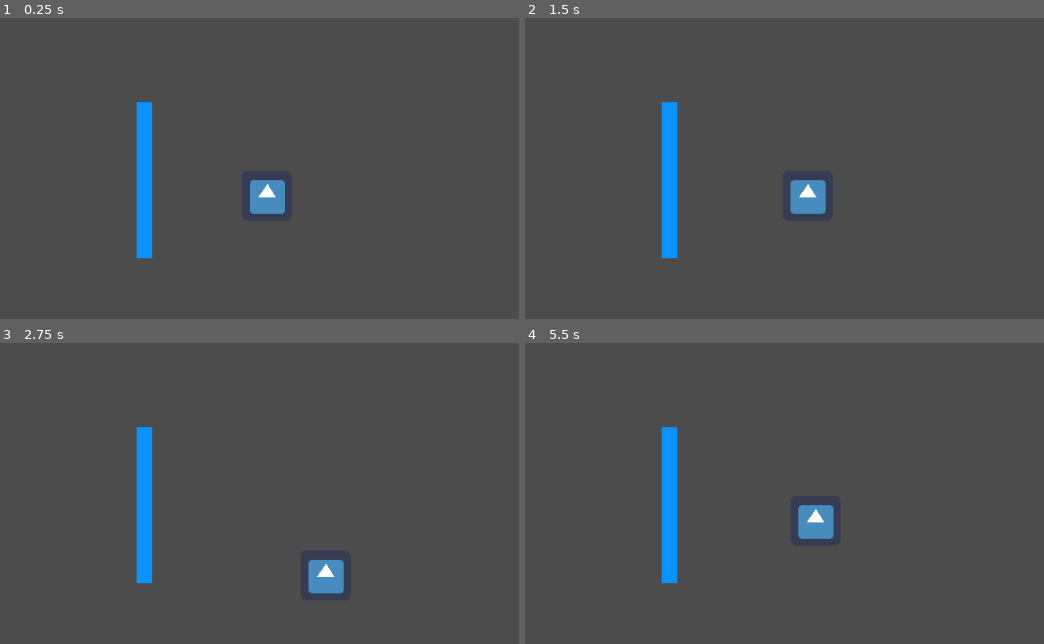
Above: before the commit, frames 1-4 (two rows, left to right).
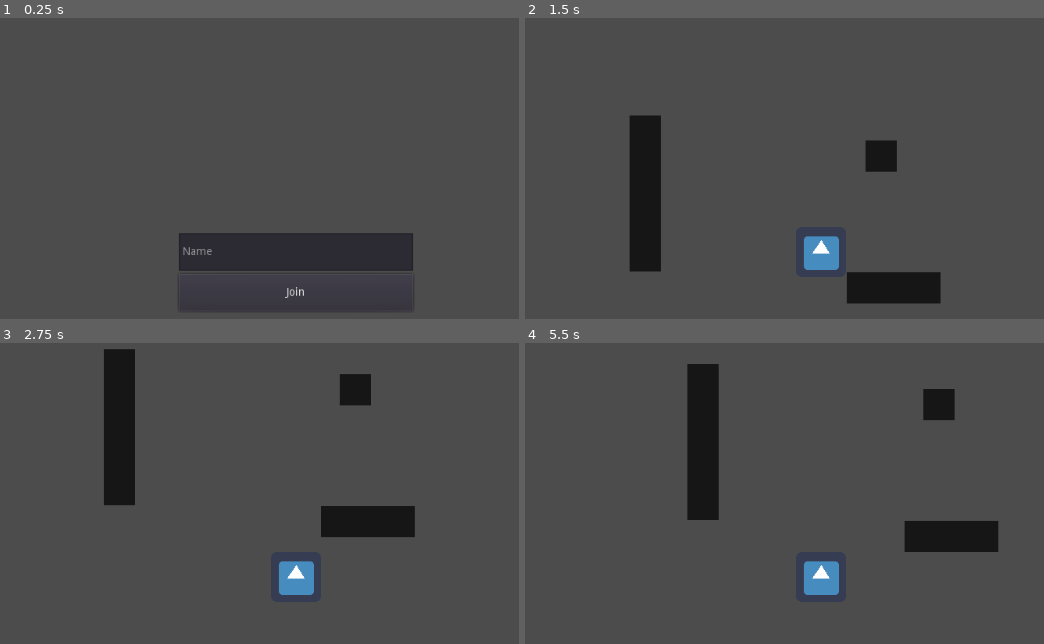
Above: after the commit, the same moments.

Repository: MinisX/Collaboration-Space
Game: Godot game, scene res://EnteringScene.tscn
Same seed, same stepped clock (60 frames per second), same inputs: the game is played once before the commit and once after it. Before the commit the project starts from res://Main.tscn. The engine's default icon, where the game draws it, is replaced by a stand-in: a white triangle on a blue panel in a dark square.
Inputs (mouse positions are in pixels of both pictures, inside the frame that each line leads up to):
- Up to frame 1 (0.25 s): no input
- Up to frame 2 (1.5 s): click (820, 291) at 0.5 s, where only the run after the commit has a clickable "Join"; tap Enter at 1.25 s; hold Right (ui_right) from 1.28 s (still down)
- Up to frame 3 (2.75 s): release Right (ui_right) at 2.03 s; hold Down (ui_down) from 2.03 s (still down)
- Up to frame 4 (5.5 s): release Down (ui_down) at 2.78 s; hold Right (ui_right) 2.78-3.53 s; hold Up (ui_up) 3.53-4.28 s; hold Left (ui_left) from 4.28 s (still down)

The runs differ from the first frame. In frame 1, 8.2% of the frame differs, in the area x 26-80%, y 27-94%; in frame 2, 8.9%, in the area x 20-81%, y 27-96%; in frame 3, 8.6%; in frame 4, 8.9%.

Commit message:
update to Main Project

Diff:
--- /dev/null
+++ b/Main Project/EnteringScene.gd
@@ -0,0 +1,12 @@
+extends Control
+
+
+onready var join_button: Button = $VBoxContainer/JoinButton
+onready var participant_name_input: LineEdit = $VBoxContainer/ParticipantName
+
+func _ready() -> void:
+	join_button.connect("pressed", self, "_on_join_pressed")
+
+func _on_join_pressed() -> void:
+	Meeting.participant_name = participant_name_input.text
+	get_tree().change_scene("res://MeetingSpace.tscn")
--- /dev/null
+++ b/Main Project/EnteringScene.tscn
@@ -0,0 +1,32 @@
+[gd_scene load_steps=2 format=2]
+
+[ext_resource path="res://EnteringScene.gd" type="Script" id=1]
+
+[node name="EnteringScene" type="Control"]
+anchor_right = 1.0
+anchor_bottom = 1.0
+script = ExtResource( 1 )
+
+[node name="VBoxContainer" type="VBoxContainer" parent="."]
+anchor_left = 0.5
+anchor_top = 0.5
+anchor_right = 0.5
+anchor_bottom = 0.5
+margin_left = -150.0
+margin_top = -24.0
+margin_right = 150.0
+margin_bottom = 76.0
+size_flags_horizontal = 3
+
+[node name="ParticipantName" type="LineEdit" parent="VBoxContainer"]
+margin_right = 300.0
+margin_bottom = 48.0
+size_flags_vertical = 3
+placeholder_text = "Name"
+
+[node name="JoinButton" type="Button" parent="VBoxContainer"]
+margin_top = 52.0
+margin_right = 300.0
+margin_bottom = 100.0
+size_flags_vertical = 3
+text = "Join"
--- a/Main Project/Main.tscn
+++ /dev/null
@@ -1,12 +0,0 @@
-[gd_scene load_steps=3 format=2]
-
-[ext_resource path="res://Participant.tscn" type="PackedScene" id=1]
-[ext_resource path="res://Wall.tscn" type="PackedScene" id=2]
-
-[node name="Main" type="Node2D"]
-
-[node name="KinematicBody2D" parent="." instance=ExtResource( 1 )]
-position = Vector2( 475, 228 )
-
-[node name="StaticBody2D" parent="." instance=ExtResource( 2 )]
-position = Vector2( 318, 208 )
--- /dev/null
+++ b/Main Project/Meeting.gd
@@ -0,0 +1,7 @@
+extends Node
+
+var participant_name: String = "Participant"
+
+func _ready() -> void:
+
+	pass
--- /dev/null
+++ b/Main Project/MeetingSpace.gd
@@ -0,0 +1,6 @@
+extends Node2D
+
+onready var particpant: KinematicBody2D = $Participant
+
+func _ready() -> void:
+	particpant.set_participant_name(Meeting.participant_name)
--- /dev/null
+++ b/Main Project/MeetingSpace.tscn
@@ -0,0 +1,22 @@
+[gd_scene load_steps=4 format=2]
+
+[ext_resource path="res://Participant.tscn" type="PackedScene" id=1]
+[ext_resource path="res://MeetingSpace.gd" type="Script" id=2]
+[ext_resource path="res://Wall.tscn" type="PackedScene" id=3]
+
+[node name="MeetingScene" type="Node2D"]
+script = ExtResource( 2 )
+
+[node name="Participant" parent="." instance=ExtResource( 1 )]
+position = Vector2( 352, 204 )
+
+[node name="Wall" parent="." instance=ExtResource( 3 )]
+position = Vector2( 160, 129 )
+scale = Vector2( 1, 5 )
+
+[node name="Wall2" parent="." instance=ExtResource( 3 )]
+position = Vector2( 462, 81 )
+
+[node name="Wall3" parent="." instance=ExtResource( 3 )]
+position = Vector2( 478, 250 )
+scale = Vector2( 3, 1 )
--- a/Main Project/Participant.gd
+++ b/Main Project/Participant.gd
@@ -1,13 +1,19 @@
 extends KinematicBody2D
 
-var velocity: Vector2 = Vector2()
-export (float) var speed = 100.0
+export (float) var speed: float = 10000.0
 
-# Called when the node enters the scene tree for the first time.
-func _ready():
-	pass # Replace with function body.
+var velocity: Vector2 = Vector2(0.0, 0.0)
 
-func get_input():
+onready var participant_name: Label = $Name
+
+func _ready() -> void:
+	participant_name.text = "Participant"
+
+func _process(delta: float) -> void:
+	get_input()
+	velocity = move_and_slide(velocity*delta)
+
+func get_input() -> void:
 	velocity = Vector2()
 	if Input.is_action_pressed("ui_right"):
 		velocity.x += 1
@@ -19,6 +25,5 @@
 		velocity.y -= 1
 	velocity = velocity.normalized() * speed
 
-func _process(delta):
-	get_input()
-	velocity = move_and_slide(velocity)
+func set_participant_name(new_name: String) -> void:
+	participant_name.text = new_name
--- a/Main Project/Participant.tscn
+++ b/Main Project/Participant.tscn
@@ -4,13 +4,29 @@
 [ext_resource path="res://Participant.gd" type="Script" id=2]
 
 [sub_resource type="RectangleShape2D" id=1]
-extents = Vector2( 33, 33 )
+extents = Vector2( 32, 32 )
 
-[node name="KinematicBody2D" type="KinematicBody2D"]
+[node name="Participant" type="KinematicBody2D"]
 script = ExtResource( 2 )
 
 [node name="Sprite" type="Sprite" parent="."]
 texture = ExtResource( 1 )
 
-[node name="CollisionShape2D" type="CollisionShape2D" parent="."]
+[node name="Collider" type="CollisionShape2D" parent="."]
 shape = SubResource( 1 )
+
+[node name="Name" type="Label" parent="."]
+anchor_left = 0.5
+anchor_top = 0.5
+anchor_right = 0.5
+anchor_bottom = 0.5
+margin_left = -20.0
+margin_top = -50.0
+margin_right = 20.0
+margin_bottom = -36.0
+grow_horizontal = 2
+text = "Name"
+align = 1
+
+[node name="Camera" type="Camera2D" parent="."]
+current = true
--- a/Main Project/Wall.tscn
+++ b/Main Project/Wall.tscn
@@ -1,20 +1,20 @@
 [gd_scene load_steps=2 format=2]
 
 [sub_resource type="RectangleShape2D" id=1]
-extents = Vector2( 10, 100 )
+extents = Vector2( 20, 20 )
 
-[node name="StaticBody2D" type="StaticBody2D"]
+[node name="Wall" type="StaticBody2D"]
 
-[node name="ColorRect" type="ColorRect" parent="."]
+[node name="Color" type="ColorRect" parent="."]
 anchor_left = 0.5
 anchor_top = 0.5
 anchor_right = 0.5
 anchor_bottom = 0.5
-margin_left = -10.0
-margin_top = -100.0
-margin_right = 10.0
-margin_bottom = 100.0
-color = Color( 0.0392157, 0.572549, 1, 1 )
+margin_left = -20.0
+margin_top = -20.0
+margin_right = 20.0
+margin_bottom = 20.0
+color = Color( 0.0862745, 0.0862745, 0.0862745, 1 )
 
-[node name="CollisionShape2D" type="CollisionShape2D" parent="."]
+[node name="Collider" type="CollisionShape2D" parent="."]
 shape = SubResource( 1 )
--- a/Main Project/project.godot
+++ b/Main Project/project.godot
@@ -11,8 +11,12 @@
 [application]
 
 config/name="simple-base"
-run/main_scene="res://Main.tscn"
+run/main_scene="res://EnteringScene.tscn"
 config/icon="res://icon.png"
+
+[autoload]
+
+Meeting="*res://Meeting.gd"
 
 [gui]
 
